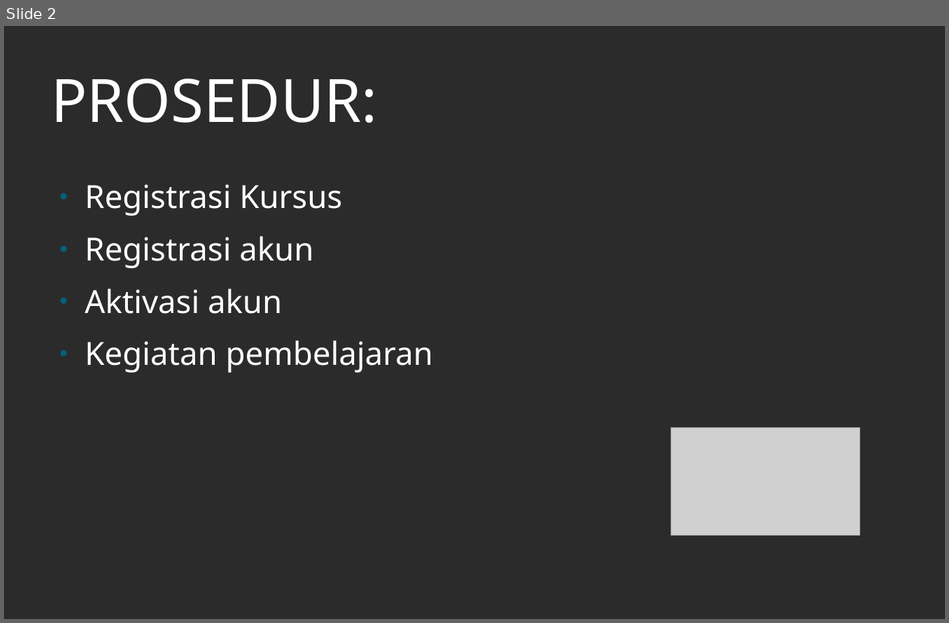
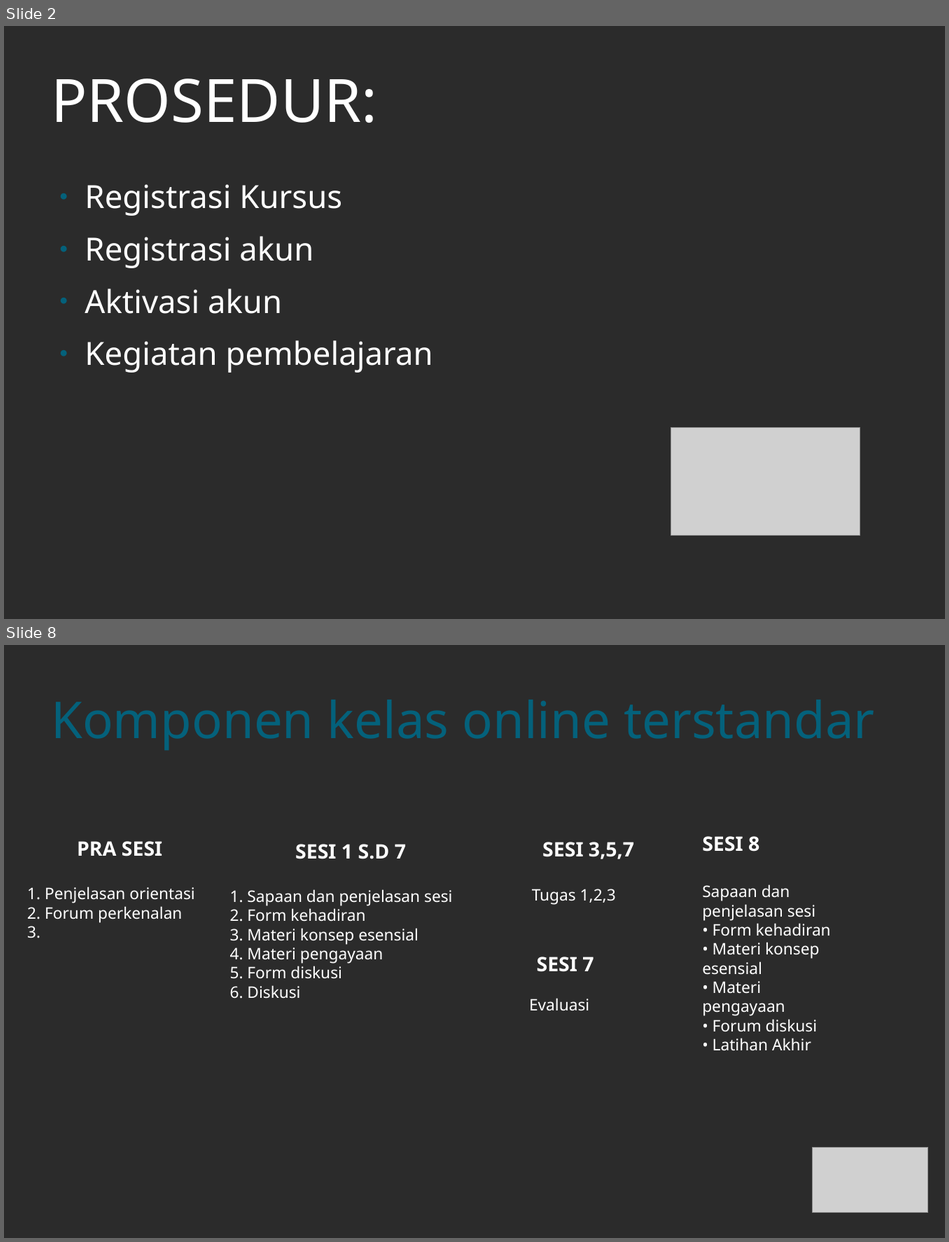
Before and after one commit to jejaksaid/flc, a slide deck: study path.odp. Shown one above the other, each under a label of ours: slide 2 before the commit, slides 2 and 8 after it; the slides between them are not shown. The pictures are 949x623 and 949x1242 pixels, drawn with LibreOffice and Linux fonts; fonts in the diff are those of the drawing; grey boxes stand for pictures; background and template pictures are left out; a plain dark background stands for a picture behind light text. Boxes give left, top, right and bottom in pixels: in the first picture for what was removed or moved away, otherwise in the second. Text is boxed around its words. In the diff, an @@ line names an element or a change of style, - is before the commit and + after.

```diff
--- a/study path.odp
+++ b/study path.odp
@@ slide 8 added at box(4, 645, 945, 1238), background picture (left out) @@
@@ title added at box(52, 669, 898, 767), 51 pt, text #04617B @@
+Komponen kelas online terstandar
@@ text added at box(27, 841, 194, 938), 16 pt, text #FFFFFF @@
+PRA SESI
+1. Penjelasan orientasi
+2. Forum perkenalan
+3.
@@ text added at box(230, 844, 452, 999), 16 pt, text #FFFFFF @@
+SESI 1 S.D 7
+1. Sapaan dan penjelasan sesi
+2. Form kehadiran
+3. Materi konsep esensial
+4. Materi pengayaan
+5. Form diskusi
+6. Diskusi
@@ text added at box(532, 842, 634, 905), 16 pt, text #FFFFFF @@
+SESI 3,5,7
+Tugas 1,2,3
@@ text added at box(702, 836, 831, 1051), 16 pt, text #FFFFFF @@
+SESI 8
+Sapaan dan
+penjelasan sesi
+• Form kehadiran
+• Materi konsep
+esensial
+• Materi
+pengayaan
+• Forum diskusi
+• Latihan Akhir
@@ text added at box(529, 957, 593, 1011), 16 pt, text #FFFFFF @@
+SESI 7
+Evaluasi
@@ picture added at box(813, 1147, 928, 1212) @@
```
Also in this commit, not shown: 2 slides changed, 3 other slides added, 1 other file.
